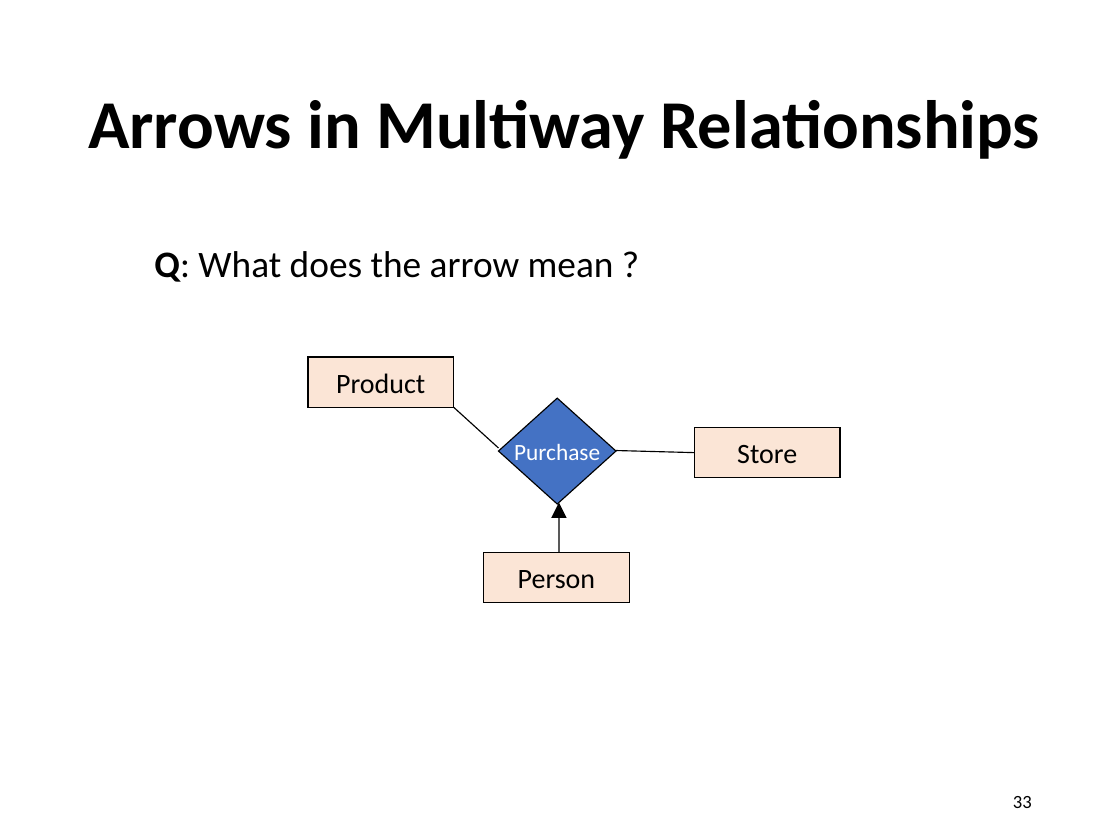
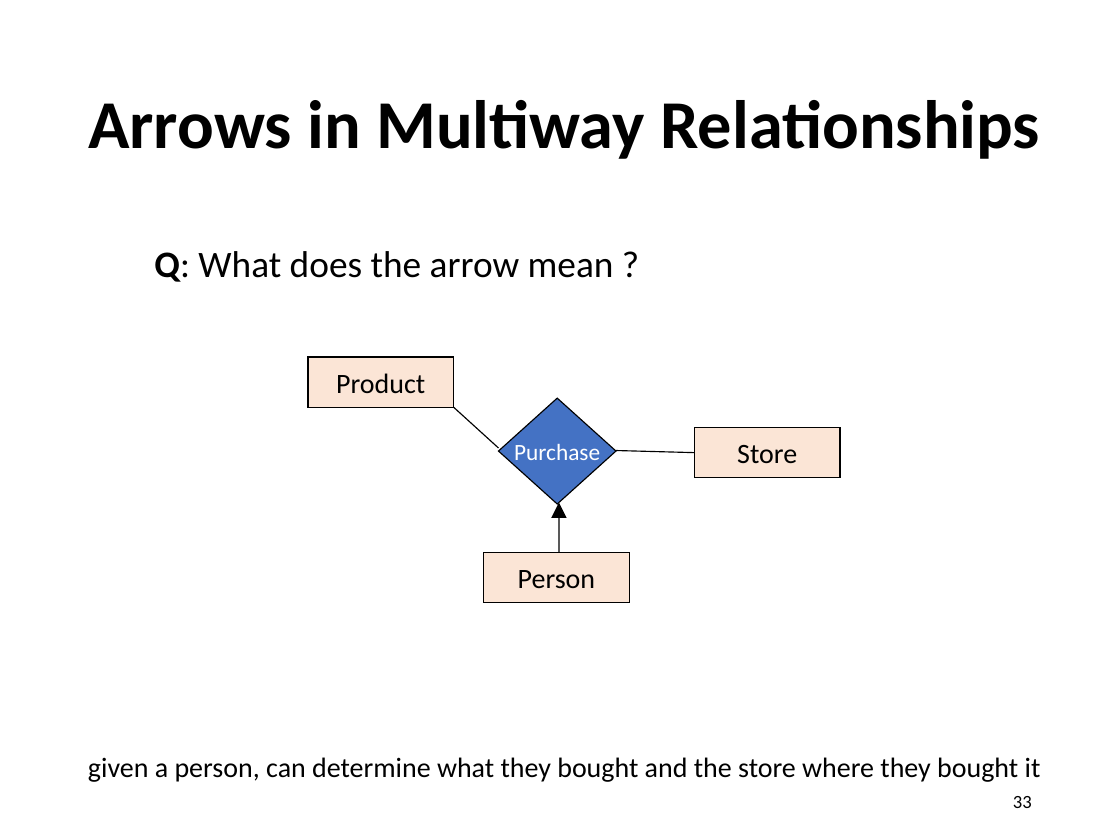
Before and after one commit to sfu-db/cmpt354, a slide deck: slide 33 of Lectures/lec8-er-model.pptx. Drawn at 1120x840 pixels with LibreOffice and Linux fonts; fonts in the diff are those of the drawing. Boxes give left, top, right and bottom in pixels: in the first picture for what was removed or moved away, otherwise in the second. Text is boxed around its words. In the diff, an @@ line names an element or a change of style, - is before the commit and + after.

```diff
--- a/Lectures/lec8-er-model.pptx
+++ b/Lectures/lec8-er-model.pptx
@@ text added at (x1=88, y1=757, x2=1041, y2=782), 18 pt, text #000000 @@
+given a person, can determine what they bought and the store where they bought it
```
Also in this commit, not shown: 6 other slides changed, 1 slide added, 5 other files.
